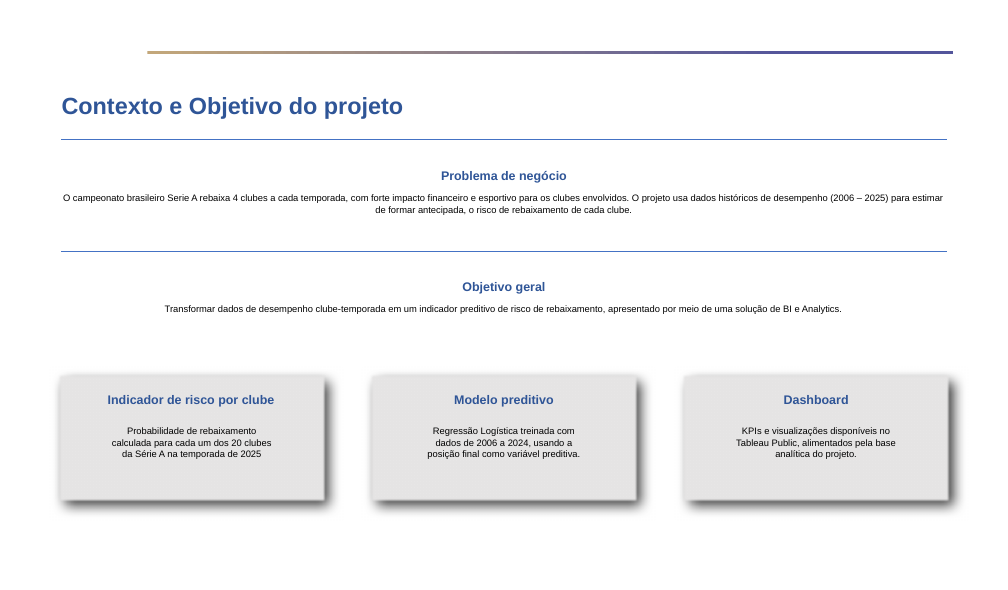
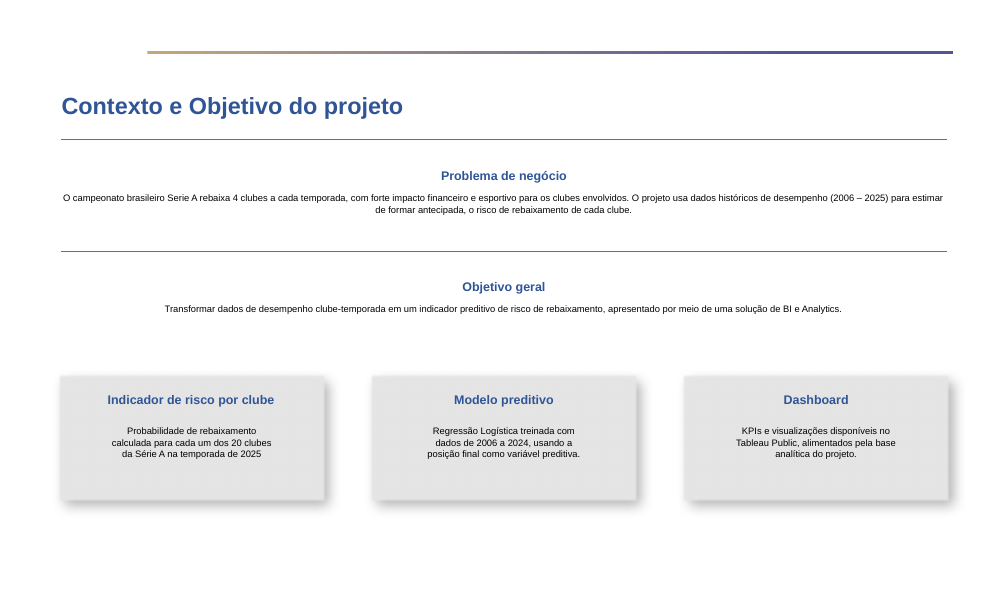
Before and after one commit to FelipePinheiro964/Projeto-Em-Business-Intelligence-e-Analytics, a slide deck: slide 3 of docs/Template - Fase 2 - Apresentação Executiva - Projeto em Business Intelligence e Analytics.pptx. Drawn at 1008x590 pixels with LibreOffice and Linux fonts; fonts in the diff are those of the drawing; background and template pictures are left out. Boxes give left, top, right and bottom in pixels: in the first picture for what was removed or moved away, otherwise in the second. Text is boxed around its words. In the diff, an @@ line names an element or a change of style, - is before the commit and + after.

```diff
--- a/docs/Template - Fase 2 - Apresentação Executiva - Projeto em Business Intelligence e Analytics.pptx
+++ b/docs/Template - Fase 2 - Apresentação Executiva - Projeto em Business Intelligence e Analytics.pptx
@@ shadow changed in 3 elements at [57,373,327,503], [369,373,639,503], [681,373,951,503] @@
```
Also in this commit, not shown: 1 other slide changed.
